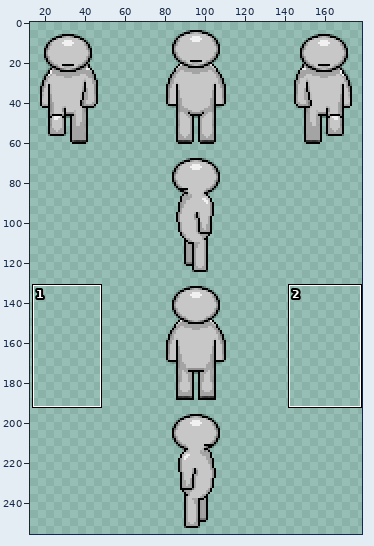
File history of a sprite sheet, Assets/Textures/sprite.png. Above, an overview of the earlier version with the close-up marked.
Close-up. First the earlier version:
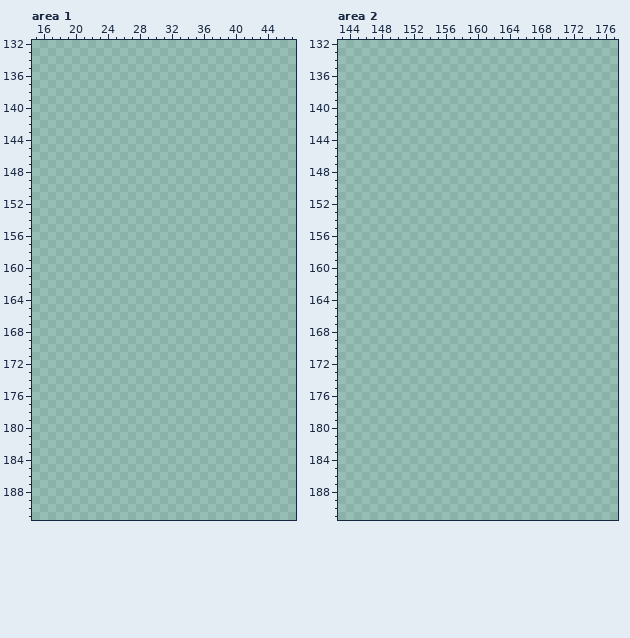
The file is 192x256 pixels. Pixels under 10% opacity are left out. Colours within 5 levels of each other are drawn and written as one. Shown: area 1: x 15..47, y 132..191; area 2: x 143..177, y 132..191. The wide view leaves out empty margins. The commit also changed other parts of the picture, which this record leaves out.
Palette (. is transparent): 
The same view after the edit:
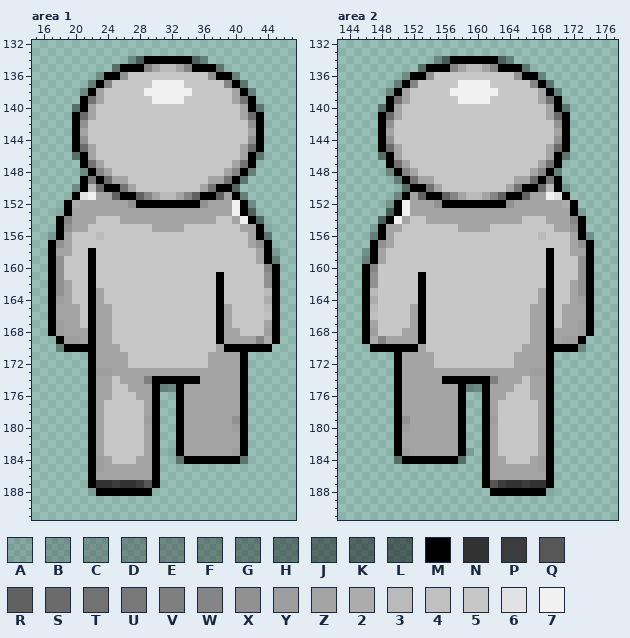
Colours new in this view: A #0000001d  B #00000031  C #00000038  D #00000042  E #00000048  F #0000004e  G #00000056  H #00000062  J #0000006d  K #00000075  L #0000007c  M #000000  N #323232  P #3c3c3c  Q #575757  R #616161  S #6b6b6b  T #727272  U #787878  V #7f7f7f  W #858585  X #919191  Y #9e9e9e  Z #a4a4a4  2 #acacac  3 #bababa  4 #c0c0c0  5 #c7c7c7  6 #e2e2e2  7 #f1f1f1
The edit:
Changed rows in their new state; - is an unchanged pixel.
Area 1:
first column x 17:
134 ----------ELMMMMMMLE---------
135 --------HMMMWZ33ZWMMMH-------
136 ------DMMX5555555555XMMD-----
137 -----GMW55555777755555WMG----
138 ----EMZ5555577777755555ZME---
139 ----MTZ5555557777555555ZTM---
140 ---HMZ555555555555555555ZMH--
141 ---MSZ555555555555555555ZSM--
142 ---MX55555555555555555555XM--
143 ---MZ55555555555555555555ZM--
144 ---MX55555555555555555555XM--
145 ---MSZ555555555555555555ZSM--
146 ---HMZ555555555555555555ZMH--
147 ----MTZ5555555555555555ZTM---
148 ----EMWZ55555555555555ZWME---
149 ----MUMSZZ5555555555ZZTMG----
150 ---CM3SMMTZ55555555ZTMMJ-----
151 ---M67ZZRMMRWZ33ZWRMMRZME----
152 --M2ZZZZZZXMMMMMMMMXZZZ7MC---
153 -AMZZZZZZZZZZZZZZZZZZZZ7ML---
154 -MWZZZ555ZZZZZZZZZZZZ55Z7MK--
155 -MXZZ55555555ZZZZ5555555ZZMA-
156 BMZ5553555555555555555555ZMG-
157 MXZ5555555555555555555555ZXM-
158 MZZ55M55555555555555555555ZMB
159 MX555M55555555555555555555ZMF
160 MX555M555555555555555555555WM
161 MX555M555555555555555M55555XM
162 MXZ55M555555555555555M55555XM
163 MXZ55MZ55555555555555M555553M
164 MYZ55MZ55555555555555M555552M
165 MZZZ5MZZ5555555555555MZ55553M
166 MZZZ5MZZ5555555555555MZ55554M
167 MYZZ5MZZ5555555555555MZ5555ZM
168 MYZZZMZZ5555555555555MZZ555YM
169 -MYYZMZZ5555555555555MZZZZW2M
170 -EMMMMZZZ555555555555ZMMMMMM-
171 -----MZZZZ5555555555ZZZZM----
172 -----MZZZZ5555555555ZZZZM----
173 -----MYYZZZZZZZZZZZZZZZZM----
174 -----MZZ5ZZZVMMMMMMZZZZZM----
175 -----MZZ55ZZZMEEMZZZZZZZM----
176 -----MZZ555ZZM--MZZZZZZZM----
177 -----MZ55555ZM--MZZZZZZZM----
178 -----MZ55555ZM--MZZZZZZZM----
179 -----MZ55555YM--MZZZZZZXM----
180 -----MZ55555ZM--MZZZZZZYM----
181 -----MZ55555ZM--MZZZZZZZM----
182 -----MZ55555ZM--MZZZZZZZM----
183 -----MZ55555ZM-AMZZZZZZYM----
184 -----MYZ555ZZM--HMMMMMMMH----
185 -----MYZZZZZZM---------------
186 -----MZZZZZZZM---------------
187 -----MNNPNNPQM---------------
188 -----AMMMMMMM----------------
Area 2:
first column x 146:
134 ---------ELMMMMMMLE----------
135 -------HMMMWZ33ZWMMMH--------
136 -----DMMX5555555555XMMD------
137 ----GMW55555777755555WMG-----
138 ---EMZ5555577777755555ZME----
139 ---MTZ5555557777555555ZTM----
140 --HMZ555555555555555555ZMH---
141 --MSZ555555555555555555ZSM---
142 --MX55555555555555555555XM---
143 --MZ55555555555555555555ZM---
144 --MX55555555555555555555XM---
145 --MSZ555555555555555555ZSM---
146 --HMZ555555555555555555ZMH---
147 ---MTZ5555555555555555ZTM----
148 ---EMWZ55555555555555ZWME----
149 ----GMTZZ5555555555ZZSMUM----
150 -----JMMTZ55555555ZTMMS3MC---
151 ----EMZRMMRWZ33ZWRMMRZZ76M---
152 ---CM7ZZZXMMMMMMMMXZZZZZZ2M--
153 ---LM7ZZZZZZZZZZZZZZZZZZZZMA-
154 --KM7Z55ZZZZZZZZZZZZ555ZZZWM-
155 -AMZZ5555555ZZZZ55555555ZZXM-
156 -GMZ5555555555555555553555ZMB
157 -MXZ5555555555555555555555ZXM
158 BMZ55555555555555555555M55ZZM
159 FMZ55555555555555555555M555XM
160 MW555555555555555555555M555XM
161 MX55555M555555555555555M555XM
162 MX55555M555555555555555M55ZXM
163 M355555M55555555555555ZM55ZXM
164 M255555M55555555555555ZM55ZYM
165 M35555ZM5555555555555ZZM5ZZZM
166 M45555ZM5555555555555ZZM5ZZZM
167 MZ5555ZM5555555555555ZZM5ZZYM
168 MY555ZZM5555555555555ZZMZZZYM
169 M2WZZZZM5555555555555ZZMZYYM-
170 -MMMMMMZ555555555555ZZZMMMME-
171 ----MZZZZ5555555555ZZZZM-----
172 ----MZZZZ5555555555ZZZZM-----
173 ----MZZZZZZZZZZZZZZZZYYM-----
174 ----MZZZZZMMMMMMVZZZ5ZZM-----
175 ----MZZZZZZZMEEMZZZ55ZZM-----
176 ----MZZZZZZZM--MZZ555ZZM-----
177 ----MZZZZZZZM--MZ55555ZM-----
178 ----MZZZZZZZM--MZ55555ZM-----
179 ----MXZZZZZZM--MY55555ZM-----
180 ----MYZZZZZZM--MZ55555ZM-----
181 ----MZZZZZZZM--MZ55555ZM-----
182 ----MZZZZZZZM--MZ55555ZM-----
183 ----MYZZZZZZMA-MZ55555ZM-----
184 ----HMMMMMMMH--MZZ555ZYM-----
185 ---------------MZZZZZZYM-----
186 ---------------MZZZZZZZM-----
187 ---------------MQPNNPNNM-----
188 ----------------MMMMMMMA-----
